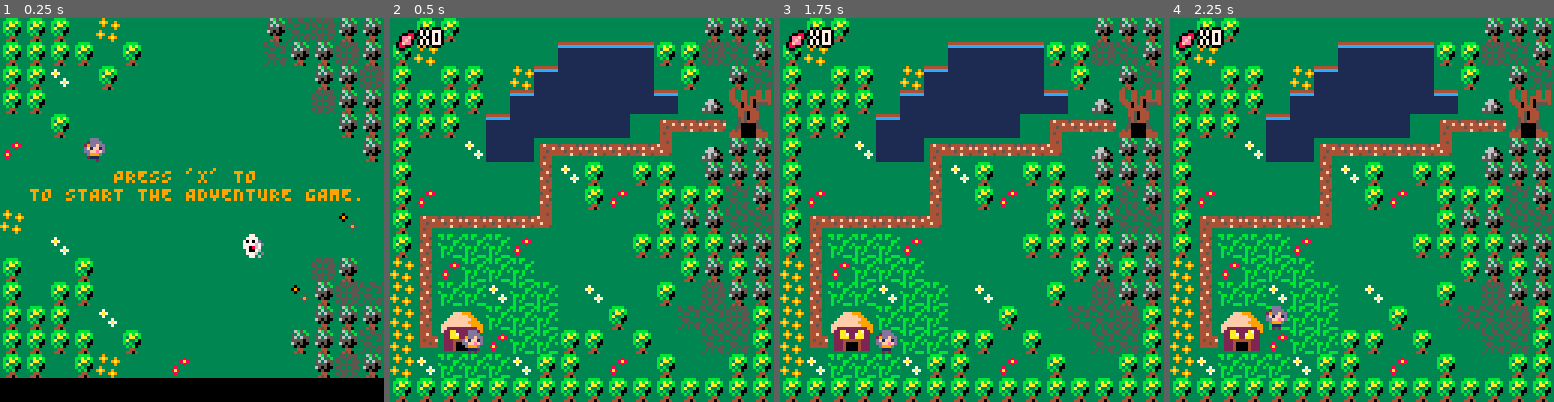
Above: before the commit, frames 1-4 (left to right).
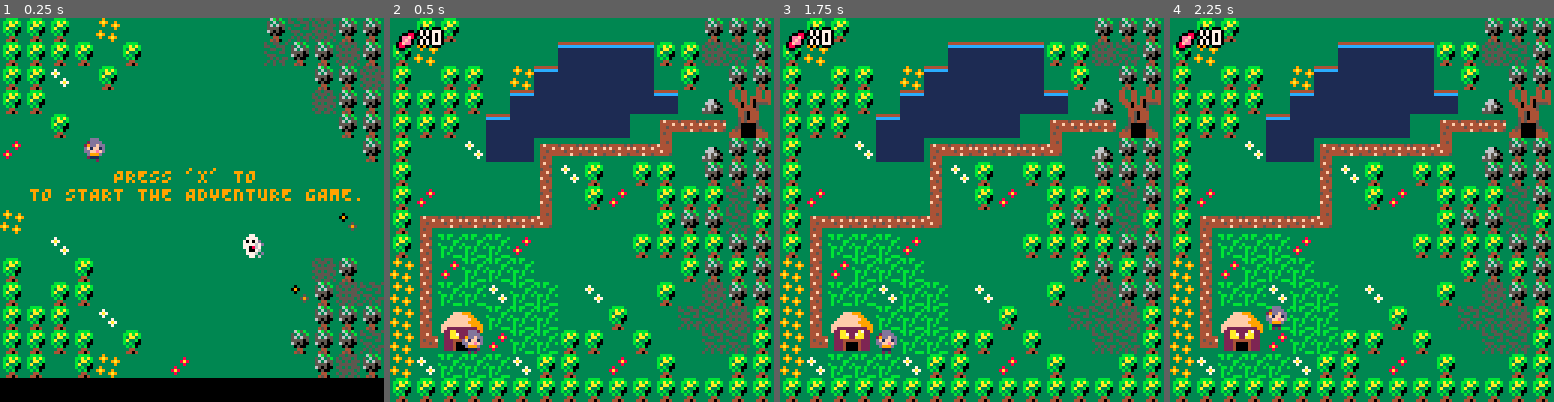
Above: after the commit, the same moments.

Repository: TheoSeuge/Pico-8-HallowenAdventure
Game: PICO-8 cartridge map.p8
The game is run twice, just before and just after one commit, with the same random seed, the same clock (stepped at 60 frames per second) and the same inputs.
Inputs:
- Up to frame 1 (0.25 s): no input
- Up to frame 2 (0.5 s): tap X (X key) at 0.33 s
- Up to frame 3 (1.75 s): tap X (X key) at 1.07 s; hold Right from 1.6 s (still down)
- Up to frame 4 (2.25 s): tap X (X key) at 1.85 s; release Right at 2.1 s; hold Up from 2.15 s (still down)

Frame 1 is identical in both runs. In frame 2, 0.5% of the frame differs, in the area x 93-100%, y 12-57%; in frame 3, 0.5%; in frame 4, 0.5%.

Commit message:
add forest block

Diff:
--- a/map.p8
+++ b/map.p8
@@ -112,6 +112,11 @@
     sfx(0)
 end
 
+function blocked_forest(x, y)
+    next_tile(x, y)
+    next_tile(x - 1, y)
+end
+
 function ghost_remove(x, y)
     next_tile(x, y)
     p.candy -= 1
@@ -125,6 +130,8 @@
         pick_up_candy(x, y)
     elseif check_flag(2, x, y) and p.candy > 0 then
         ghost_remove(x, y)
+    elseif check_flag(3, x, y) then
+        blocked_forest(x, y)
     end
     if check_flag(2,x,y) then
   	    create_msg("fantome","bouh!","des bonbons ou un sort!")
@@ -248,14 +255,14 @@
 3d585055555058553553000000dd3355388333333333333308800333220003355000000333222400004222330000000000000000955554aa3345400000445333
 3dd058555558505535500000000dd335333333333333333330033333530005335000000333222400004222330000000000000000a44444a93444400000444433
 35d55555555555553300000000dddd33333333333333333333333333530303533300005533333333333333330000000000000000a455559a3444400000444433
-355555555555535530000000000dddd5333773333333333333377333333333330000000000000000000000000000000000000000000000000000000000000000
-35555500000555053005555555555dd5337777333333333333777733333333330000000000000000000000000000000000000000000000000000000000000000
-35555000000055505055aa5555a755d5370707d3333333333d707073333333330000000000000000000000000000000000000000000000000000000000000000
-35555000000055533355aa755aaa55333777767d33333333d7677773333333330000000000000000000000000000000000000000000000000000000000000000
-35555000000053503355aaa55aaa5533377086733333333337680773333333330000000000000000000000000000000000000000000000000000000000000000
-35555000000055055355500000055535337007633333333336700733333333330000000000000000000000000000000000000000000000000000000000000000
-355550000000555353555088880555353377763d33333333d3677733333333330000000000000000000000000000000000000000000000000000000000000000
-35555000000055503305508888055035333773633333333336377333333333330000000000000000000000000000000000000000000000000000000000000000
+355555555555535530000000000dddd5333773333333333333377333333333333333333333333333000000000000000000000000000000004443333333bbbb33
+35555500000555053005555555555dd533777733333333333377773333333333333333333333333300000000000000000000000000000000444333333bbabab3
+35555000000055505055aa5555a755d5370707d3333333333d70707333333333544444545444445400000000000000000000000000000000445333333b3aa3b3
+35555000000055533355aa755aaa55333777767d33333333d7677773333333334f44c44f4f44f44f00000000000000000000000000000000005333333ba33b03
+35555000000053503355aaa55aaa553337708673333333333768077333333333445444444454444400000000000000000000000000000000005533333b3b3003
+35555000000055055355500000055535337007633333333336700733333333334444f4454444f445000000000000000000000000000000000044533333b3b033
+355550000000555353555088880555353377763d33333333d3677733333333333333333333333333000000000000000000000000000000000044443333344333
+35555000000055503305508888055035333773633333333336377333333333333333333333333333000000000000000000000000000000000044443333440433
 00000000000000000000000000000000000000000000000000000000000000000000000000000000000000000000000000000000000000000000000000000000
 00000000000000000000000000000000000000000000000000000000000000000000000000000000000000000000000000000000000000000000000000000000
 00000000000000000000000000000000000000000000000000000000000000000000000000000000000000000000000000000000000000000000000000000000
@@ -352,18 +359,18 @@
 00000000000000000000000000000000000000000000000000000000000000000000000000000000000000000000000000000000000000000000000000000000
 50501050201010301010101010518151000000000000000000000000000000000000000000000000000000000000000000000000000000000000000000000000
 __gff__
-0000000000010101000000000000000000000001010101000001010101000101010101010200020101000002020000000000000005000500000000000000000000000000000000000000000000000000000000000000000000000000000000000000000000000000000000000000000000000000000000000000000000000000
+0000000000010101000000000000000000000001010101000001010101000101010101010200020101000002020000000000000005000500080000000000000100000000000000000000000000000000000000000000000000000000000000000000000000000000000000000000000000000000000000000000000000000000
 0000000000000000000000000000000000000000000000000000000000000000000000000000000000000000000000000000000000000000000000000000000000000000000000000000000000000000000000000000000000000000000000000000000000000000000000000000000000000000000000000000000000000000
 __map__
 0105050101010101010101010115151501010101010117171c1c1c1c17011515150101151501010101010101010101151515151515151515151515151515151505050505050505010101010101151515010101010101010101010101010101010101010101010101010101010101010101010101010101010101010101010101
 050201010101010707070705051817150136010f0101171b1b1b1b1b1c17151515150101151515010101010101340115151524150f151515151515150115011505020101010101070707070505181715010101010101010101010101010101010101010101010101010101010101010101010101010101010101010101010101
-0501050501020706060606010501151701010101013417171b1b1b1b1b17171501011601011501010a09090c010101151501011515011515010101150101161505010505010207060606060105011517010101010101010101010101010101010101010101010101010101010101010101010101010101010101010101010101
+0501050501020706060606010501151501010101013417171b1b1b1b1b17171501011601011501010a09090c010101151501011515011515010101150101161505010505010207060606060105011517010101010101010101010101010101010101010101010101010101010101010101010101010101010101010101010101
 05050505010706060606060701161e1f1515161501010117181b1b1b181701160101010101010101080f1708171701150118170d090c15150a0909090909093401010505010706060606060701161e1f010101010101010101010101010101010101010101010101010101010101010101010101010101010101010101010101
-05050501070606060606010a09092e2f09090c0115011801010a0909090909340909090c1501150108171708171817151722231717080115080101010f01011505010501070606060606010a09092e2f010101010101010101010101010101010101010101010101010101010101010101010101010101010101010101010101
+05050501070606060606010a09092e3e38090c0115011801010a0909090909340909090c1501150108171708171817151722231717080115080101010f01011505010501070606060606010a09092e2f010101010101010101010101010101010101010101010101010101010101010101010101010101010101010101010101
 0501010406060a090909090b0116151515010801151515171808010101181815010101080115151508180f08181c18151832331817080f150801160101010f150501010406060a090909090b01161515010101010101010101010101010101010101010101010101010101010101010101010101010101010101010101010101
 0501010101010804050105050115151515010817151c15151808150117181715010101081501011c2d1c1c2d1c1b18151718181717081615080101010117171505010101010108040501050501151515010101010101010101010101010101010101010101010101010101010101010101010101010101010101010101010101
 05030101010108010503010505051715010108151c1b1c1c180815151718171501010108150115012d1b1b2d1b1b1815151717170108011508010f011717171505030101010108010503010505051715010101010101010101010101010101010101010101010101010101010101010101010101010101010101010101010101
-050a090909090b01010101051515171701160815151b1b1b1c0817150117171501360108151501152d1b1b2d1b1b1b15161515150f0815150801151718181815050a090909090b010101010515151717010101010101010101010101010101010101010101010101010101010101010101010101010101010101010101010101
+050a090909090b01010101051515170501160815151b1b1b1c0817150117171501360108151501152d1b1b2d1b1b1b15161515150f0815150801151718181815050a090909090b010101010515151717010101010101010101010101010101010101010101010101010101010101010101010101010101010101010101010101
 05080e0e0e0301010101050505051515010108170a1d1d1d1d0b1717150115150101010d090909090b1b1b0801010115010a0909090b1515081517182728181505080e0e0e0301010101050505051515010101010101010101010101010101010101010101010101010101010101010101010101010101010101010101010101
 0208030e0e0e0101010101010515051501170d090b1b1b1b1b1818180115011515151515150f010101010108151515150f0801010115151508151517181818150208040e0e0e01010101010105150515010101010101010101010101010101010101010101010101010101010101010101010101010101010101010101010101
 02080e0e040e0e0104010105011815151718171c1c1b1b1b1b1c181701010115151718181701010101151508011515150f080101151501150d090c151718171502080e0e030e0e010401010501181515010101010101010101010101010101010101010101010101010101010101010101010101010101010101010101010101
